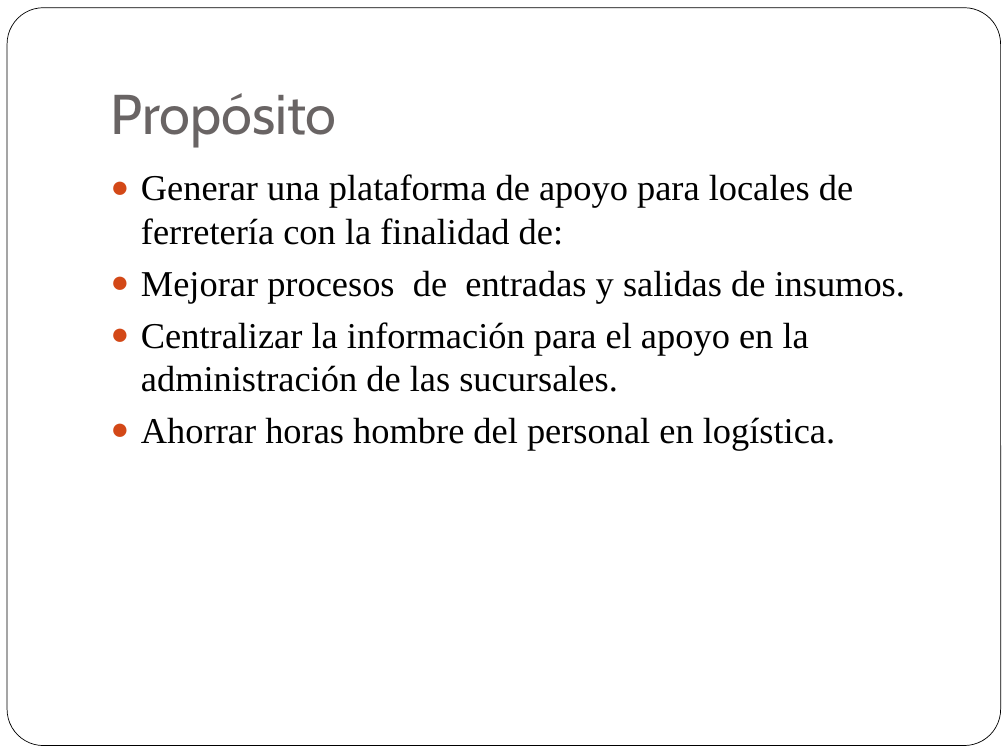
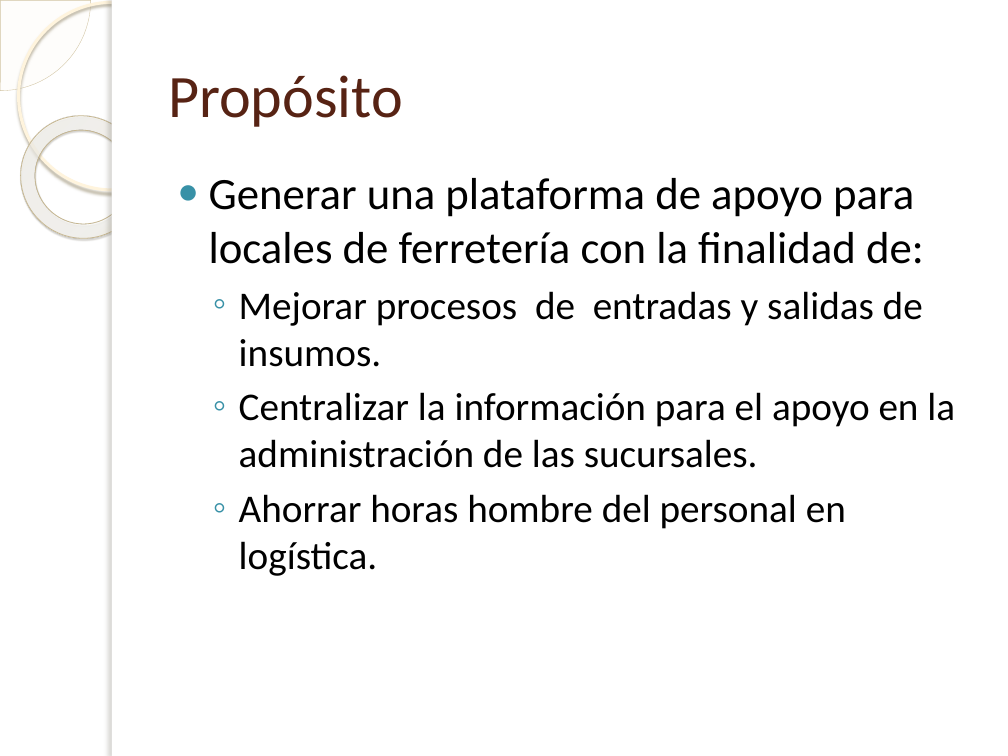
Before and after one commit to tonporaqui/DocProyecto, a slide deck: slide 4 of Proyecto SIAF.pptx (slide 5 before the commit). Drawn at 1008x756 pixels with LibreOffice and Linux fonts; fonts in the diff are those of the drawing; background and template pictures are left out. Boxes give left, top, right and bottom in pixels: in the first picture for what was removed or moved away, otherwise in the second. Text is boxed around its words. In the diff, an @@ line names an element or a change of style, - is before the commit and + after.

Commit message:
Ultima presentacion para el jueves y viernes.

```diff
--- a/Proyecto SIAF.pptx
+++ b/Proyecto SIAF.pptx
@@ pie slice (boxed as its full ellipse) added at box(0, 0, 91, 91), fill #FEFAF4 at 33% opacity, outline #D3C39F 0.25 pt @@
@@ rounded rectangle removed at box(7, 8, 1001, 746) @@
@@ ellipse added at box(18, 2, 206, 190), outline #FFF5DE 2.15 pt @@
@@ rectangle added at box(112, 0, 1008, 756), fill #FFFFFF @@
@@ rectangle added at box(112, 0, 120, 756), fill #FFFFFF @@
@@ title "Propósito": place and size @@
-title "Propósito" at box(111, 93, 337, 147)
+title "Propósito" at box(168, 75, 403, 127)
@@ title "Propósito" at box(168, 75, 403, 127): size 40 to 43 pt, font Cabin to Calibri, text colour #696464 to #572314; vertical alignment bottom to middle @@
@@ donut added at box(0, 91, 169, 263), fill gradient #FFFCF6 to #FFFEFB to #F0D28E, outline #C7B893 0.58 pt @@
@@ text "Generar una plataforma de apoyo ...": place and size @@
-text "Generar una plataforma de apoyo ..." at box(141, 174, 905, 450)
+text "Generar una plataforma de apoyo ..." at box(209, 178, 955, 576)
@@ text "Generar una plataforma de apoyo ..." at box(209, 178, 955, 576): size 26 to 32 pt in "Generar una plataforma de apoyo para locales ..."; font Times New Roman to Calibri; size 26 to 28 pt in "Mejorar procesos de entradas y salidas de ...", "Centralizar la información para el apoyo en ...", "Ahorrar horas hombre del personal en logística."; indent changed; bullet colour #D34817 to #3891A7; bullet ● to ◦; list level 1 to 2 in "Mejorar procesos de entradas y ..."; list level 1 to 2 in "Centralizar la información para el ..."; list level 1 to 2 in "Ahorrar horas hombre del personal ..." @@
```
Also in this commit, not shown: 4 other slides changed, 8 slides added, 2 slides removed, 1 other file.
